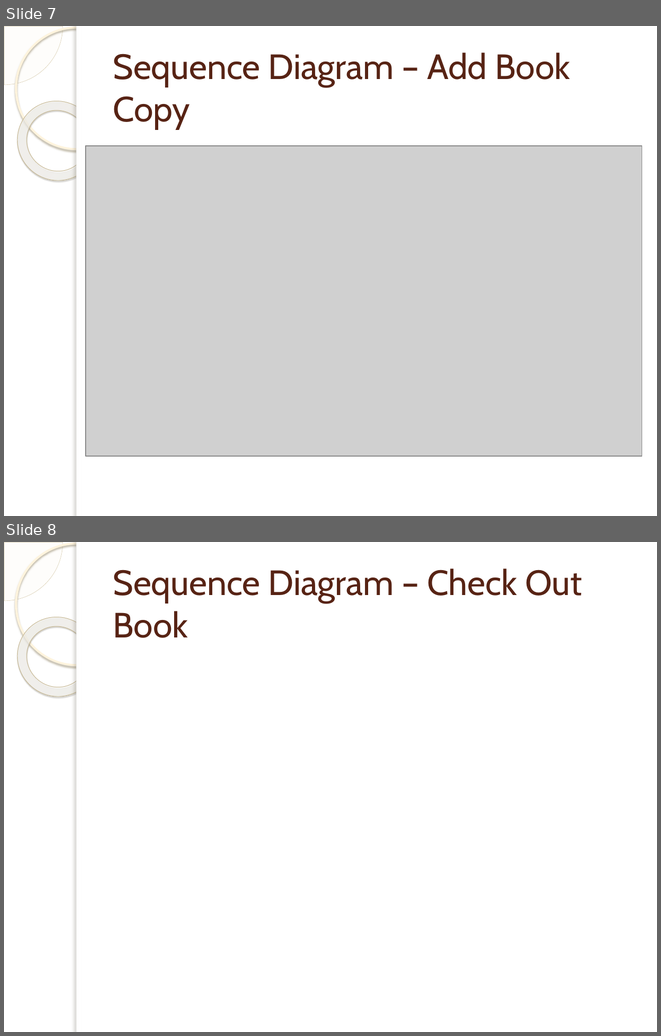
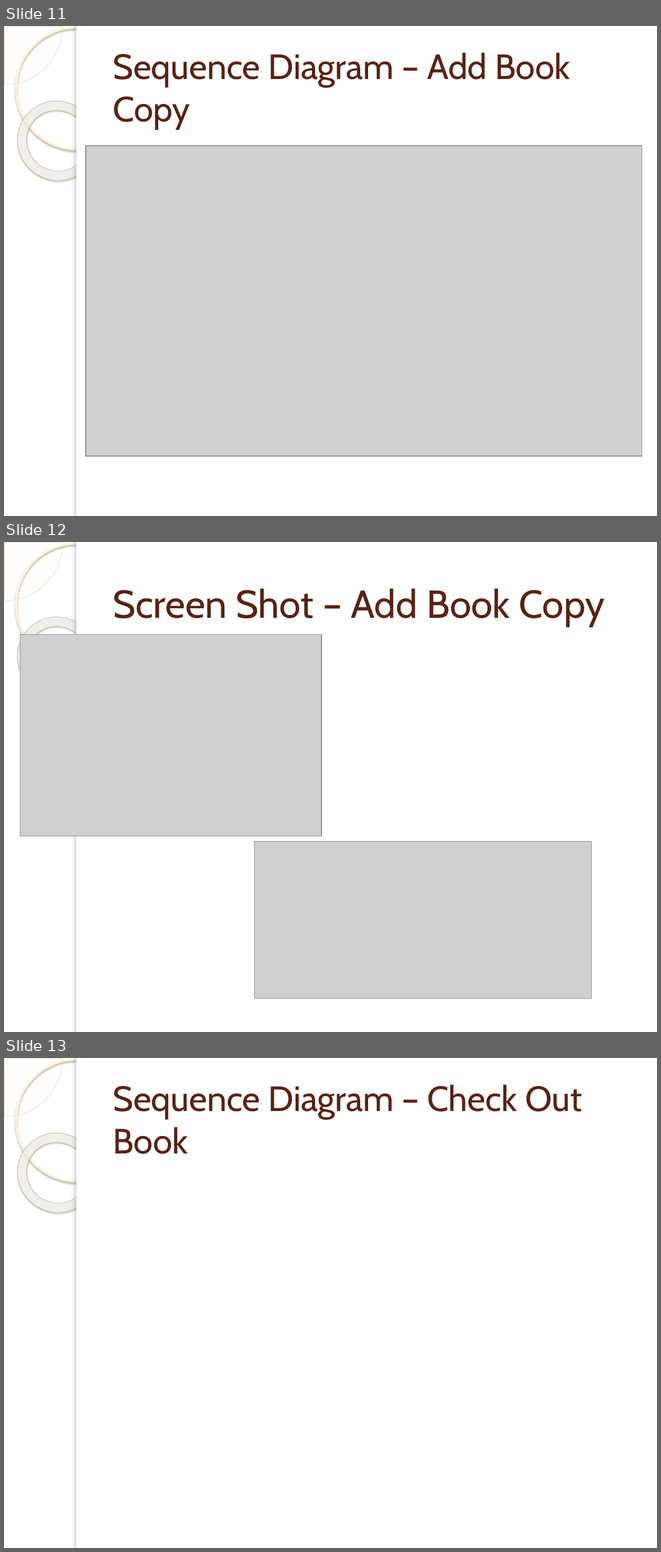
Before and after one commit to memiwo/library-management, a slide deck: docs/Library Management System.pptx. Shown one above the other, each under a label of ours: slides 7 and 8 before the commit, slides 11, 12 and 13 after it. The pictures are 661x1036 and 661x1552 pixels, drawn with LibreOffice and Linux fonts; fonts in the diff are those of the drawing; grey boxes stand for pictures; background and template pictures are left out. Boxes give left, top, right and bottom in pixels: in the first picture for what was removed or moved away, otherwise in the second. Text is boxed around its words. In the diff, an @@ line names an element or a change of style, - is before the commit and + after.

Commit message:
updated presentation and added screen shots

```diff
--- a/docs/Library Management System.pptx
+++ b/docs/Library Management System.pptx
@@ slide 12 added at box(4, 542, 657, 1032), background picture (left out); not listed: 5 template elements that a slide beside it also shows @@
@@ title added at box(113, 588, 604, 626), 43 pt, text #572314 @@
+Screen Shot – Add Book Copy
@@ picture added at box(20, 635, 321, 836) @@
@@ picture added at box(254, 841, 592, 998) @@
@@ what was slide 7 is now slide 11 @@
@@ what was slide 8 is now slide 13 @@
```
Also in this commit, not shown: 4 other slides added.
